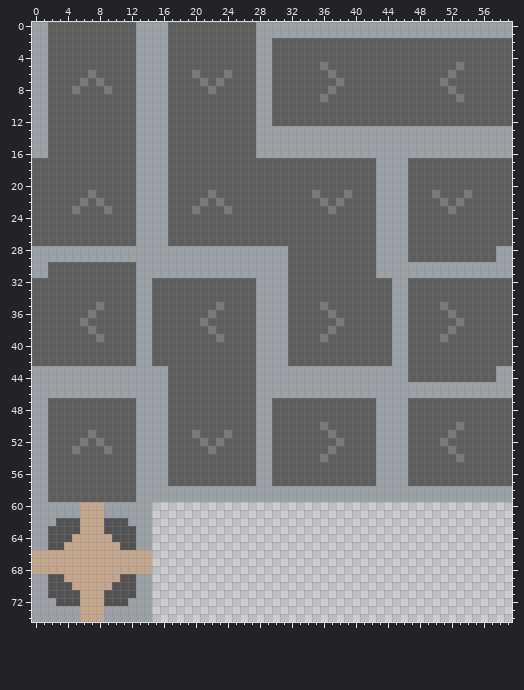
Sprite sheet: assets/buildings.png. This is how it looked before the edit.
The file is 60x75 pixels.
New version:
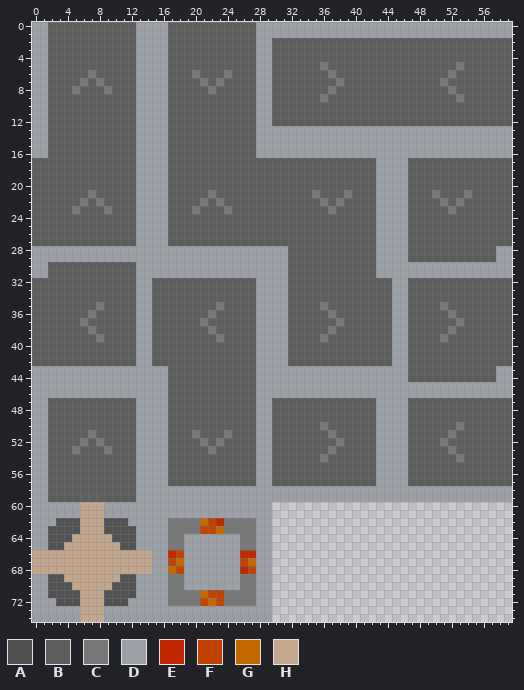
Palette (. is transparent): A #525252  B #5e5e5e  C #787878  D #9aa0a6  E #c12700  F #c24300  G #c26900  H #c4a68c
The edit:
y 60..61: x 15..29 ............... -> DDDDDDDDDDDDDDD
y 62: x 15..29 ............... -> DDCCCCGFECCCCDD
y 63: x 15..29 ............... -> DDCCCCFFGCCCCDD
y 64..65: x 15..29 ............... -> DDCCDDDDDDDCCDD
y 66: x 15..29 ............... -> DDEFDDDDDDDEEDD
y 67: x 15..29 ............... -> DDFGDDDDDDDFGDD
y 68: x 15..29 ............... -> DDGFDDDDDDDEFDD
y 69..70: x 15..29 ............... -> DDCCDDDDDDDCCDD
y 71: x 15..29 ............... -> DDCCCCGFFCCCCDD
y 72: x 15..29 ............... -> DDCCCCFGFCCCCDD
y 73..74: x 15..29 ............... -> DDDDDDDDDDDDDDD
Where, in picture pixels (left, top, right, bottom), the same in both pictures:
added: (152, 502, 272, 622)
